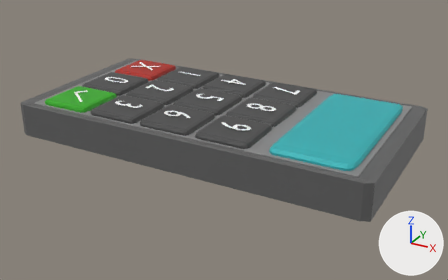
Two versions of the FBX model Assets/Prefabs/Code_Panel.fbx, one commit apart.
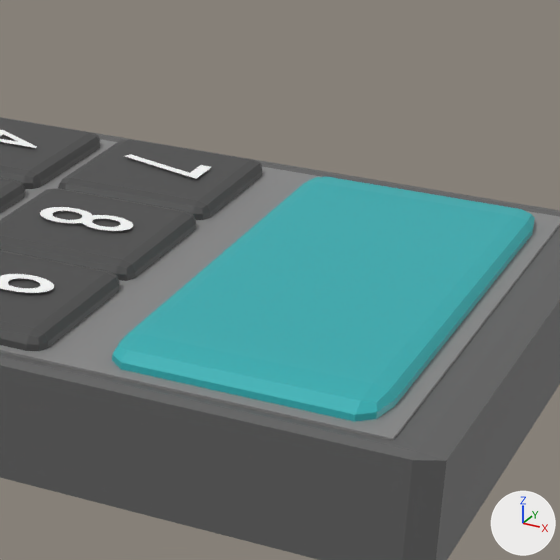
There are two pictures of each version: one whole from a camera (50 mm lens) standing at (3.66, -6.58, 3.03) and looking at (0.08, -0.08, -0.22), one close up on the part from 52% to 92% of the width and 14% to 77% of the height. The lights are fixed; the arrows at lower right show +X, +Y and +Z. The older version's two pictures come first. Where no turn or scale is listed for an object, it has been applied to the vertices.
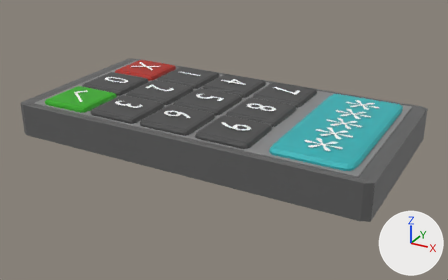
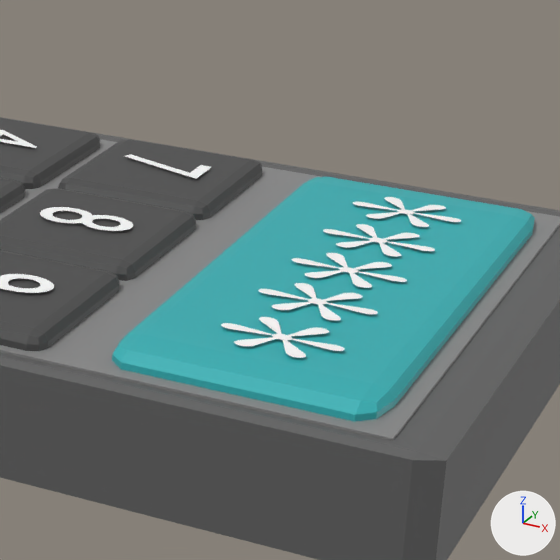
The edits, one by one:
Material 'Material.009' (mat_material_009) is new.
Its base color is (1.0, 1.0, 1.0) (white #ffffff).
Material 'Material.011' (mat_material_011) is new.
Its base color is (1.0, 1.0, 1.0) (white #ffffff).
Material 'Material.012' (mat_material_012) is new.
Its base color is (1.0, 1.0, 1.0) (white #ffffff).
Material 'Material.013' (mat_material_013) is new.
Its base color is (1.0, 1.0, 1.0) (white #ffffff).
Material 'Material.010' (mat_material_010) is new.
Its base color is (1.0, 1.0, 1.0) (white #ffffff).
Mesh me_text_002 is new.
It has 228 vertices, 226 faces and spans x 0.274..0.715, y -0.281..-0.007, z 0.0.
It uses material mat_material_009 (white #ffffff).
Mesh me_text_015 is new.
It has 228 vertices, 226 faces and spans x 0.274..0.715, y -0.281..-0.007, z 0.0.
It uses material mat_material_011 (white #ffffff).
Mesh me_text_016 is new.
It has 228 vertices, 226 faces and spans x 0.274..0.715, y -0.281..-0.007, z 0.0.
It uses material mat_material_012 (white #ffffff).
Mesh me_text_017 is new.
It has 228 vertices, 226 faces and spans x 0.274..0.715, y -0.281..-0.007, z 0.0.
It uses material mat_material_013 (white #ffffff).
Mesh me_text_014 is new.
It has 228 vertices, 226 faces and spans x 0.274..0.715, y -0.281..-0.007, z 0.0.
It uses material mat_material_010 (white #ffffff).
Object 'Text.013' (ob_text_013) is new; it shows me_text_002.
Its location is (1.15, 0.821, 0.298).
Object 'Text.015' (ob_text_015) is new; it shows me_text_015.
Its location is (1.15, 0.123, 0.298).
Object 'Text.016' (ob_text_016) is new; it shows me_text_016.
Its location is (1.15, -0.214, 0.298).
Object 'Text.017' (ob_text_017) is new; it shows me_text_017.
Its location is (1.15, -0.566, 0.298).
Object 'Text.014' (ob_text_014) is new; it shows me_text_014.
Its location is (1.15, 0.468, 0.298).

What differs and where, as boxes [x1, y1, x2, y2] in the close-ups (560 x 560 px):
'Text.017', added
    after: [221, 317, 345, 358]
'Text.016', added
    after: [258, 283, 378, 321]
'Text.015', added
    after: [291, 253, 407, 288]
'Text.014', added
    after: [323, 224, 435, 257]
'Text.013', added
    after: [353, 197, 461, 227]
